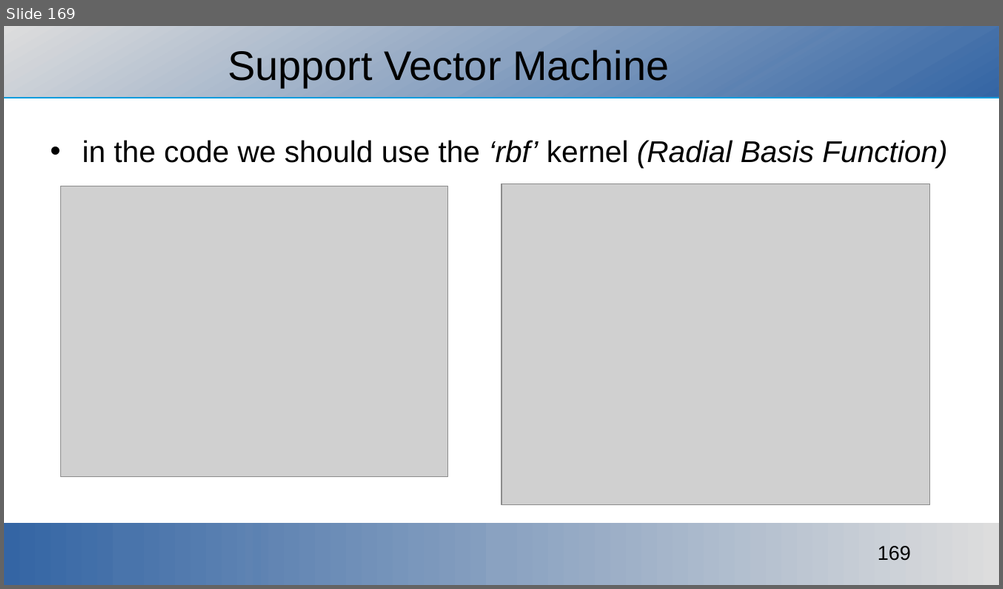
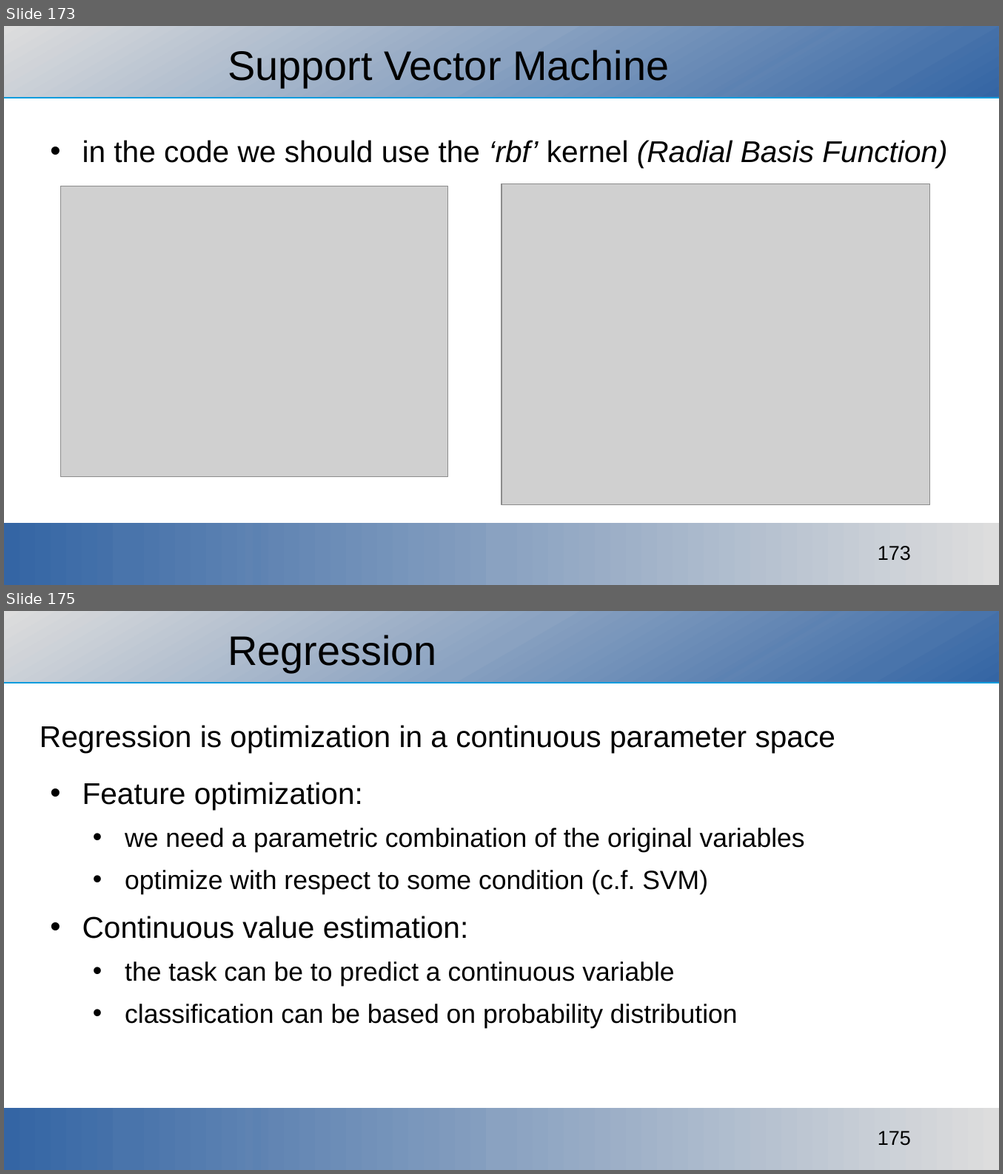
Before and after one commit to ajakovac/ML-in-Practice-I, a slide deck: ML in practice.odp. Shown one above the other, each under a label of ours: slide 169 before the commit, slides 173 and 175 after it; the slides between them are not shown. The pictures are 1003x589 and 1003x1174 pixels, drawn with LibreOffice and Linux fonts; fonts in the diff are those of the drawing; grey boxes stand for pictures; background and template pictures are left out. Boxes give left, top, right and bottom in pixels: in the first picture for what was removed or moved away, otherwise in the second. Text is boxed around its words. In the diff, an @@ line names an element or a change of style, - is before the commit and + after.

Commit message:
regression started

```diff
--- a/ML in practice.odp
+++ b/ML in practice.odp
@@ slide 175 added at (x1=4, y1=611, x2=999, y2=1170), background #FFFFFF; not listed: 3 template elements that a slide beside it also shows @@
@@ title added at (x1=227, y1=635, x2=437, y2=672), 33 pt, text #000000 @@
+Regression
@@ text added at (x1=40, y1=725, x2=835, y2=1028), 21 pt, text #000000 @@
+Regression is optimization in a continuous parameter space
+• Feature optimization:
+  • we need a parametric combination of the original variables
+  • optimize with respect to some condition (c.f. SVM)
+• Continuous value estimation:
+  • the task can be to predict a continuous variable
+  • classification can be based on probability distribution
@@ what was slide 169 is now slide 173 @@
@@ page number at (x1=877, y1=546, x2=910, y2=561): text changed @@
-169
+173
```
Also in this commit, not shown: 2 slides changed, 7 other slides added, 1 other file.
